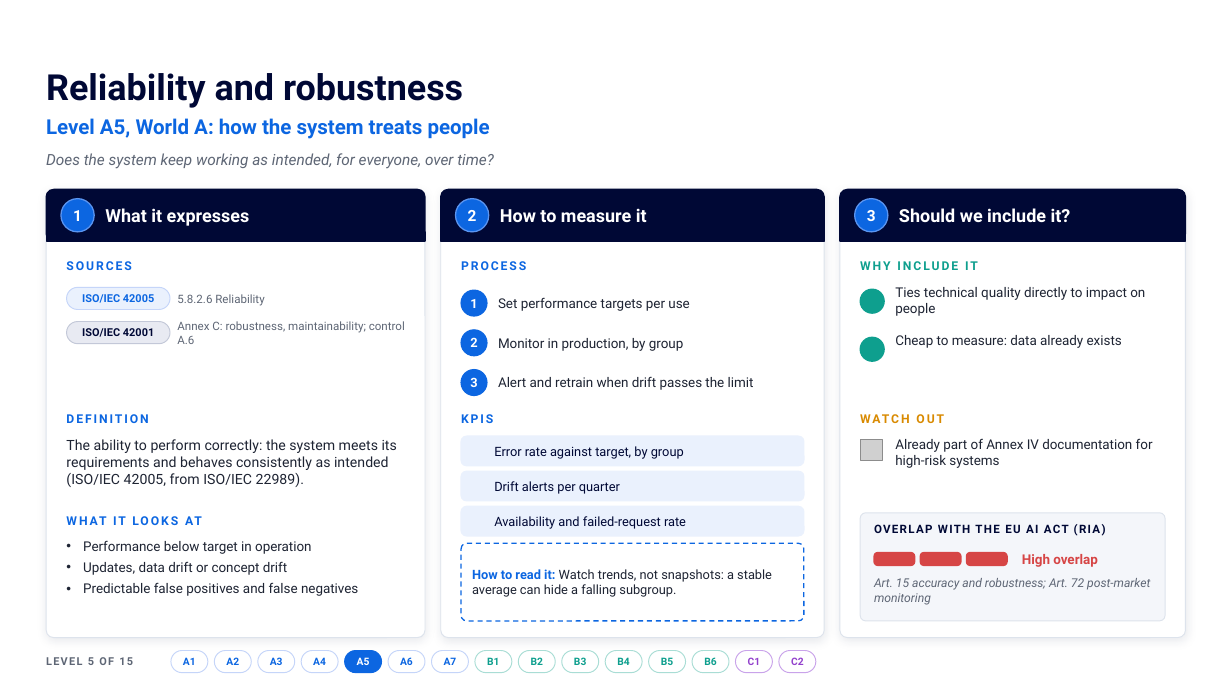
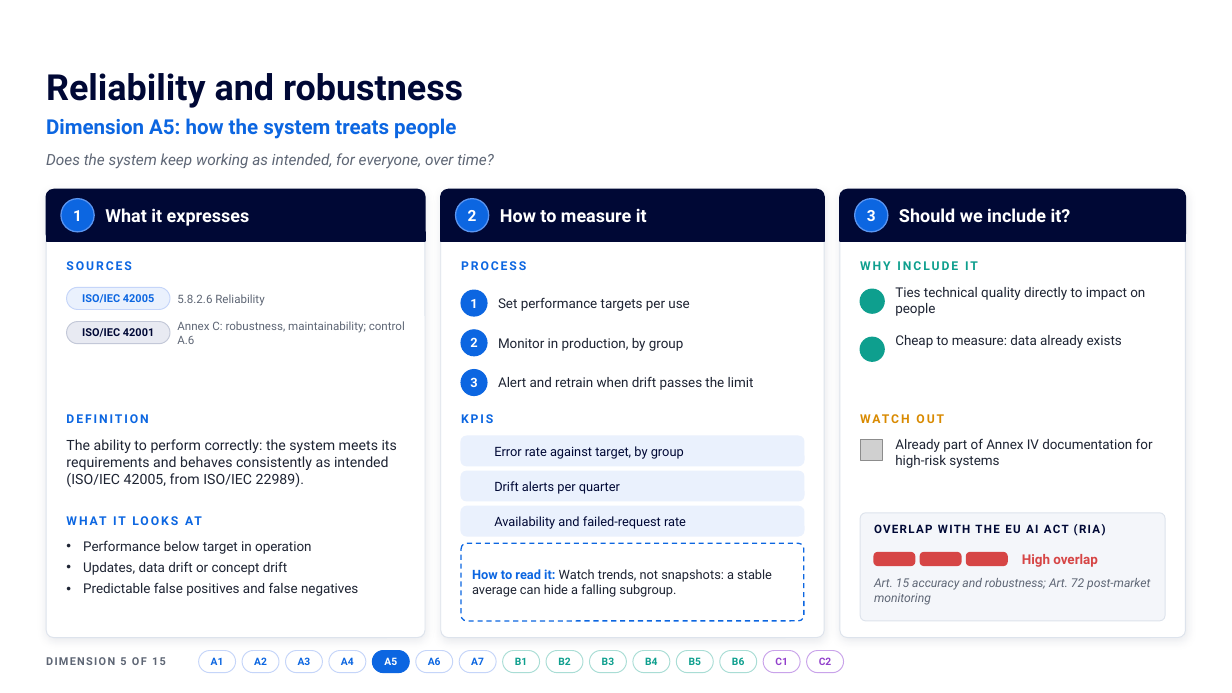
Before and after one commit to Jorge2k1/DTeTect, a slide deck: slide 8 of temp/FRAMEWORK IMPACT ASSESSMENT.pptx. Drawn at 1232x693 pixels with LibreOffice and Linux fonts; fonts in the diff are those of the drawing; grey boxes stand for pictures; background and template pictures are left out. Boxes give left, top, right and bottom in pixels: in the first picture for what was removed or moved away, otherwise in the second. Text is boxed around its words. In the diff, an @@ line names an element or a change of style, - is before the commit and + after.

```diff
--- a/temp/FRAMEWORK IMPACT ASSESSMENT.pptx
+++ b/temp/FRAMEWORK IMPACT ASSESSMENT.pptx
@@ text at (x1=46, y1=118, x2=456, y2=139): text changed @@
-Level A5, World A: how the system treats people
+Dimension A5: how the system treats people
@@ text at (x1=46, y1=657, x2=166, y2=665): text changed @@
-LEVEL 5 OF 15
+DIMENSION 5 OF 15
@@ 3 texts, 3 rounded rectangles moved together from (x1=345, y1=651, x2=773, y2=673) to (x1=372, y1=651, x2=800, y2=673) @@
@@ 12 texts, 12 rounded rectangles moved together from (x1=171, y1=651, x2=816, y2=673) to (x1=199, y1=651, x2=844, y2=673) @@
```
Also in this commit, not shown: 17 other slides changed.
